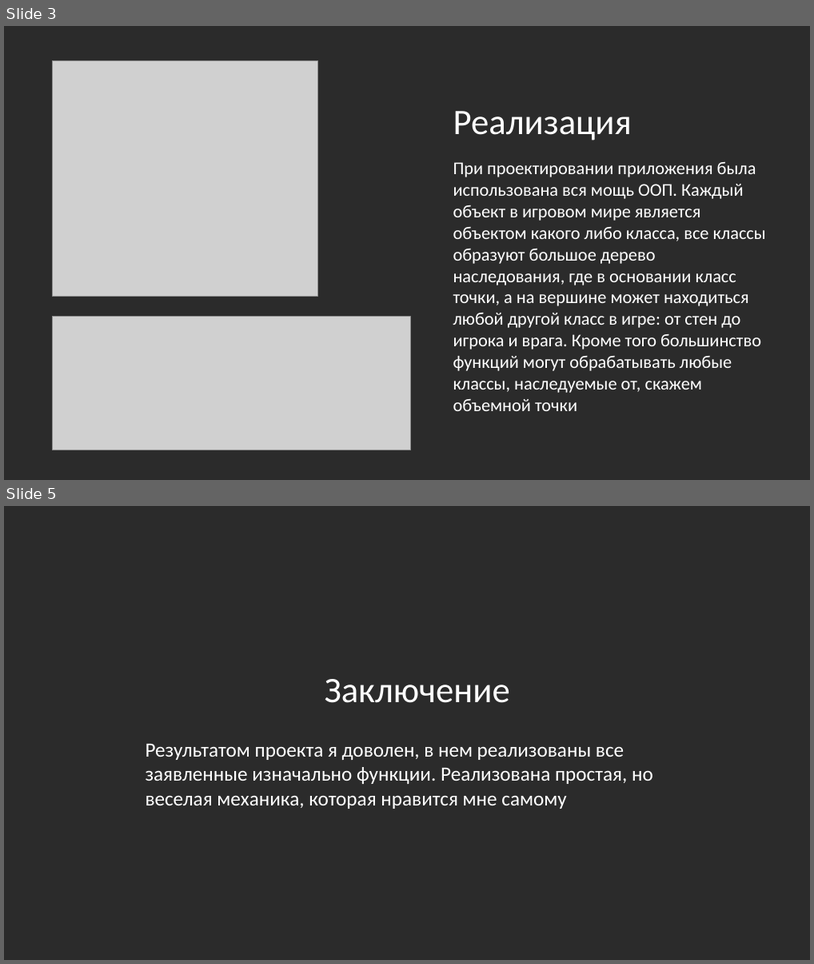
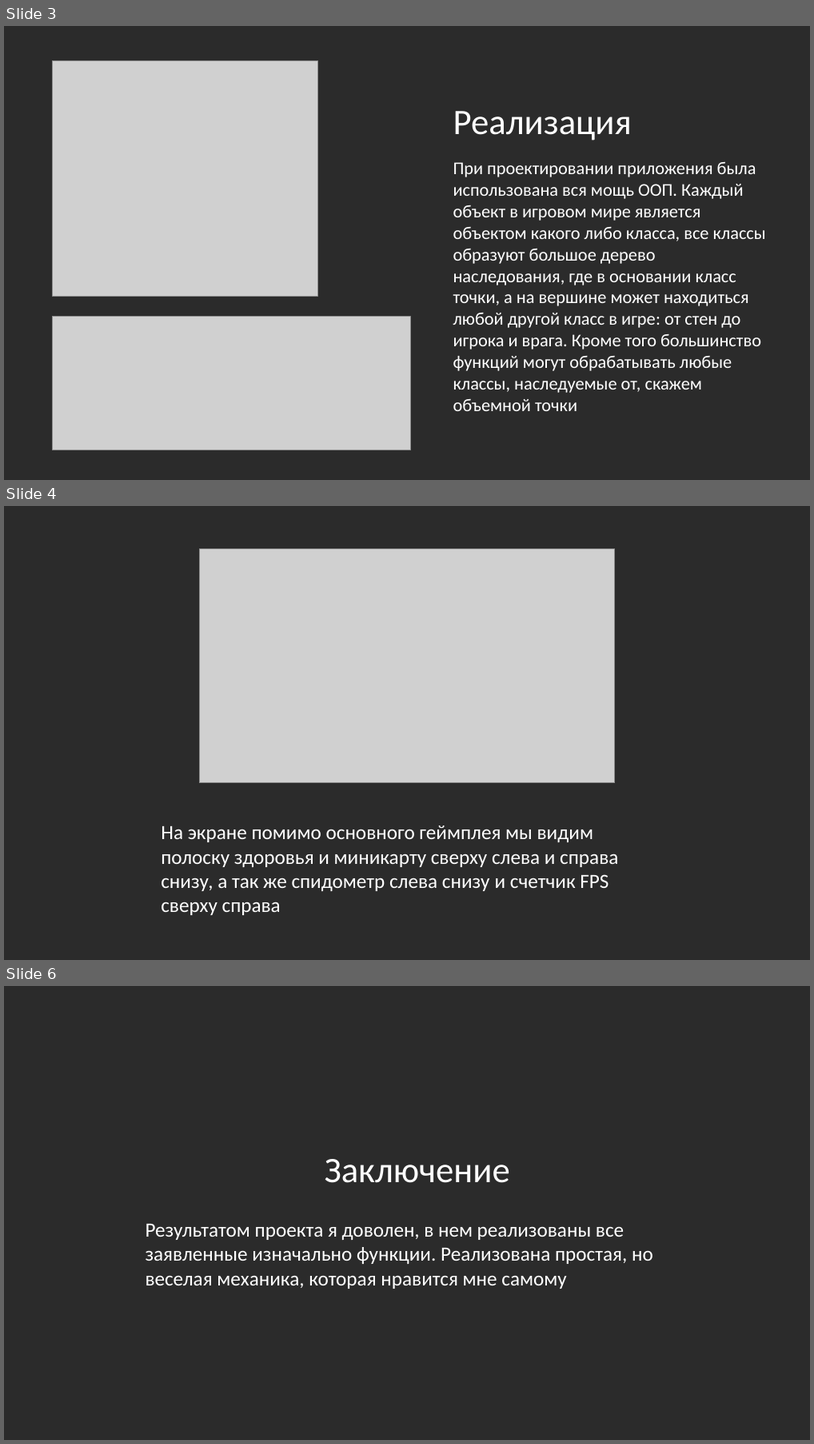
Before and after one commit to MrPr0per/fps_game, a slide deck: docs/Pestis in festo.pptx. Shown one above the other, each under a label of ours: slides 3 and 5 before the commit, slides 3, 4 and 6 after it; the slides between them are not shown. The pictures are 814x964 and 814x1444 pixels, drawn with LibreOffice and Linux fonts; fonts in the diff are those of the drawing; grey boxes stand for pictures; background and template pictures are left out; a plain dark background stands for a picture behind light text. Boxes give left, top, right and bottom in pixels: in the first picture for what was removed or moved away, otherwise in the second. Text is boxed around its words. In the diff, an @@ line names an element or a change of style, - is before the commit and + after.

```diff
--- a/docs/Pestis in festo.pptx
+++ b/docs/Pestis in festo.pptx
@@ slide 4 added at box(4, 506, 810, 960), background picture (left out) @@
@@ picture added at box(199, 548, 615, 783) @@
@@ text added at box(161, 825, 618, 915), 18 pt, text #FFFFFF @@
+На экране помимо основного геймплея мы видим полоску здоровья и миникарту сверху слева и справа снизу, а так же спидометр слева снизу и счетчик FPS сверху справа
@@ what was slide 5 is now slide 6 @@
```
Also in this commit, not shown: 1 other slide added, 1 slide removed, 3 other files.
